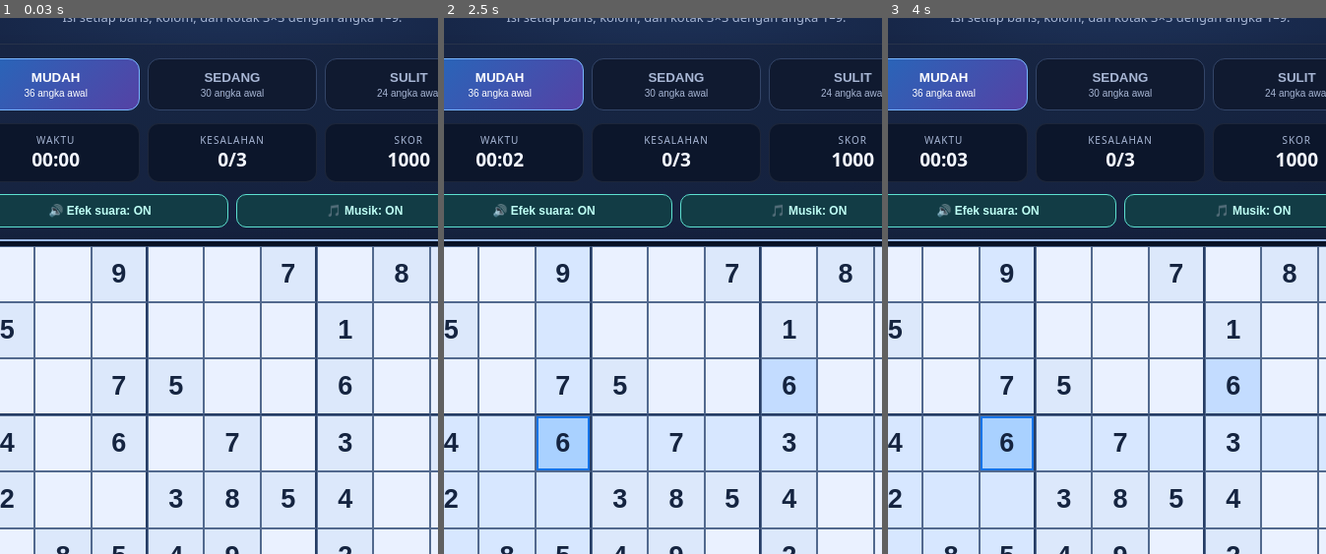
Above: before the commit, frames 1-3 (left to right).
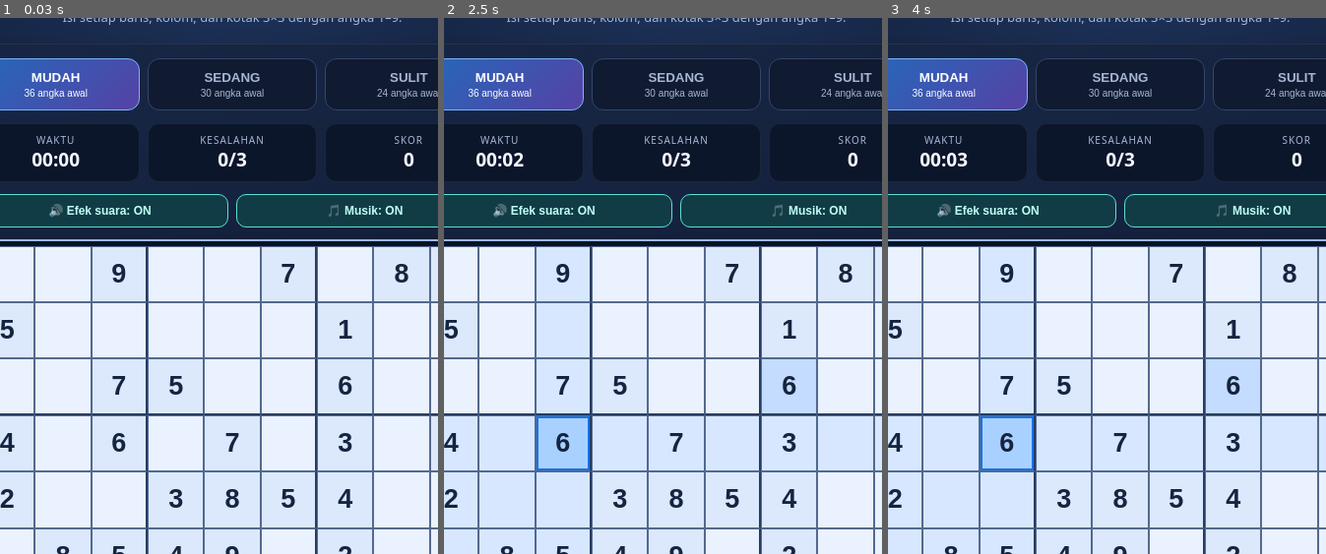
Above: after the commit, the same moments.

Repository: vexelkang-cell/gamepai
Game: browser game, page games/sudoku/index.html
Same seed, same stepped clock (60 frames per second), same inputs: the game is played once before the commit and once after it.
Inputs (mouse positions are % of the whole screen's width and height, from its top left):
- Up to frame 1 (0.03 s): no input
- Up to frame 2 (2.5 s): click (33, 54) at 0.27 s; tap Space at 1.1, 1.77, 2.43 s; click "6" at 1.17 s; tap N at 1.75 s
- Up to frame 3 (4 s): tap Space at 3.1, 3.77 s; tap N at 3.92 s
The pictures show only the part of the screen within x 6-56%, y 9-59%; the shares and areas given below are measured in that part.

The runs differ from the first frame. In frame 1, 0.2% of the frame differs, in the area x 88-99%, y 25-28%; in frame 2, 0.2%; in frame 3, 0.2%.

Commit message:
Start Sudoku score at zero and award points for correct answers

Diff:
--- a/games/sudoku/index.html
+++ b/games/sudoku/index.html
@@ -67,14 +67,14 @@
 function makeSolution(){const rows=shuffle([0,1,2]).flatMap(g=>shuffle([0,1,2]).map(x=>g*3+x));const cols=shuffle([0,1,2]).flatMap(g=>shuffle([0,1,2]).map(x=>g*3+x));const nums=shuffle([1,2,3,4,5,6,7,8,9]);return rows.map(r=>cols.map(c=>nums[pattern(r,c)]))}
 function start(newLevel=level){sfx('level');level=newLevel;solution=makeSolution();puzzle=solution.map(row=>row.slice() …(727 unchanged characters)…
 function fmt(s){return String(Math.floor(s/60)).padStart(2,'0')+':'+String(s%60).padStart(2,'0')}
-function updateScore(){const base={easy:1000,medium:1600,hard:2400}[level];score=Math.max(0,base-mistakes*150-Math.floor(seconds/5)*5);$('score').textContent=score}
+function updateScore(){$('score').textContent=score}
 function render(){boardEl.innerHTML='';const selectedVal=selected>=0?values[Math.floor(selected/9)][selected%9]:0;for(l …(1050 unchanged characters)…
 function renderKeys(){const pad=$('keypad');pad.innerHTML='';for(let n=1;n<=9;n++){const b=document.createElement('button');b.className='key';b.textContent=n;b.type='button';b.addEventListener('click',()=>enter(n));pad.appendChild(b)}}
-function enter(n){if(ended||selected<0){$('message').textCon …(389 unchanged characters)… values[r][c]=n;notes[selected].clear();sfx('correct');$('message').textContent=' …(64 unchanged characters)…
+function enter(n){if(ended||selected<0){$('message').textCon …(389 unchanged characters)… values[r][c]=n;notes[selected].clear();score+=10;sfx('correct');$('message').textContent=' …(64 unchanged characters)…
 function erase(){if(selected<0||ended)return;const r=Math.floor(selected/9),c=selected%9;if(!puzzle[r][c]){values[r][c]=0;notes[selected].clear();sfx('erase');render()}}
 function isSolved(){return values.every((row,r)=>row.every((v,c)=>v===solution[r][c]))}
 function finish(win){sfx(win?'win':'lose');ended=true;clearInterval(timer);updateScore();$('resultEmoji').textContent=w …(422 unchanged characters)…
-function giveHint(){if(ended)return;if(selected<0){$('messag …(246 unchanged characters)… ();sfx('hint');score=Math.max(0,score-100);$('message').textContent='Bantuan digu …(72 unchanged characters)…
+function giveHint(){if(ended)return;if(selected<0){$('messag …(246 unchanged characters)… ();sfx('hint');score=Math.max(0,score-10);$('message').textContent='Bantuan digu …(72 unchanged characters)…
 function check(){if(ended)return;let wrong=0,empty=0;for(let r=0;r<9;r++)for(let c=0;c<9;c++){if(!values[r][c])empty++; …(215 unchanged characters)…
 $('notes').onclick=()=>{sfx('tap');noteMode=!noteMode;$('notes').textContent='✏️ Catatan: '+(noteMode?'ON':'OFF');$('notes').classList.toggle('active',noteMode)};
 $('erase').onclick=erase;$('hint').onclick=giveHint;$('check').onclick=check;$('again').onclick=()=>{sfx('tap');start(l …(232 unchanged characters)…
